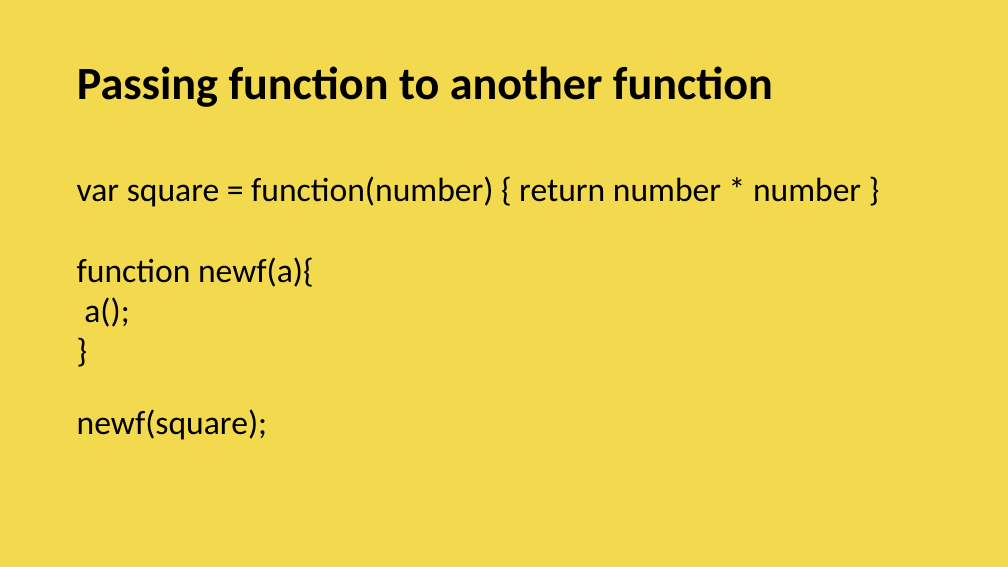
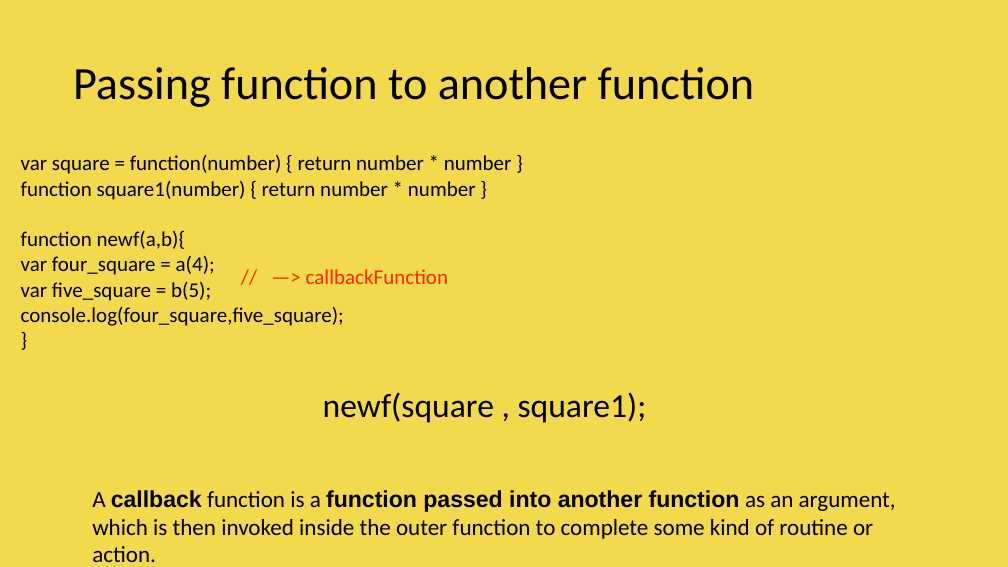
Before and after one commit to vishwanantha/javascript-101, a slide deck: slide 39 of ppt/001 - DataTypes.pptx. Drawn at 1008x567 pixels with LibreOffice and Linux fonts; fonts in the diff are those of the drawing. Boxes give left, top, right and bottom in pixels: in the first picture for what was removed or moved away, otherwise in the second. Text is boxed around its words. In the diff, an @@ line names an element or a change of style, - is before the commit and + after.

```diff
--- a/ppt/001 - DataTypes.pptx
+++ b/ppt/001 - DataTypes.pptx
@@ title "Passing function to another function" at <box>73,67,754,107</box>: bold off @@
@@ text "var square = function(number) { ...": place and size @@
-text "var square = function(number) { ..." at <box>77,176,861,327</box>
+text "var square = function(number) { ..." at <box>21,155,512,326</box>
@@ text at <box>21,155,512,174</box>: size 32 to 20 pt in "var square = function(number) { return number ...", "}" @@
@@ text at <box>21,181,476,326</box>: text changed; size 32 to 20 pt @@
-function newf(a){
-a();
+function square1(number) { return number * number }
+function newf(a,b){
+var four_square = a(4);
+var five_square = b(5);
+console.log(four_square,five_square);
@@ text added at <box>306,269,448,284</box>, 20 pt, text #FF2600 @@
+// —> callbackFunction
@@ text at <box>323,392,647,423</box>: text changed @@
-newf(square);
+newf(square , square1);
@@ text added at <box>92,490,896,539</box>, 22 pt, text #000000 @@
+A callback function is a function passed into another function as an argument, which is then invoked inside the outer function to complete some kind of routine or action.
```
Also in this commit, not shown: 38 other slides changed, 1 slide added.
